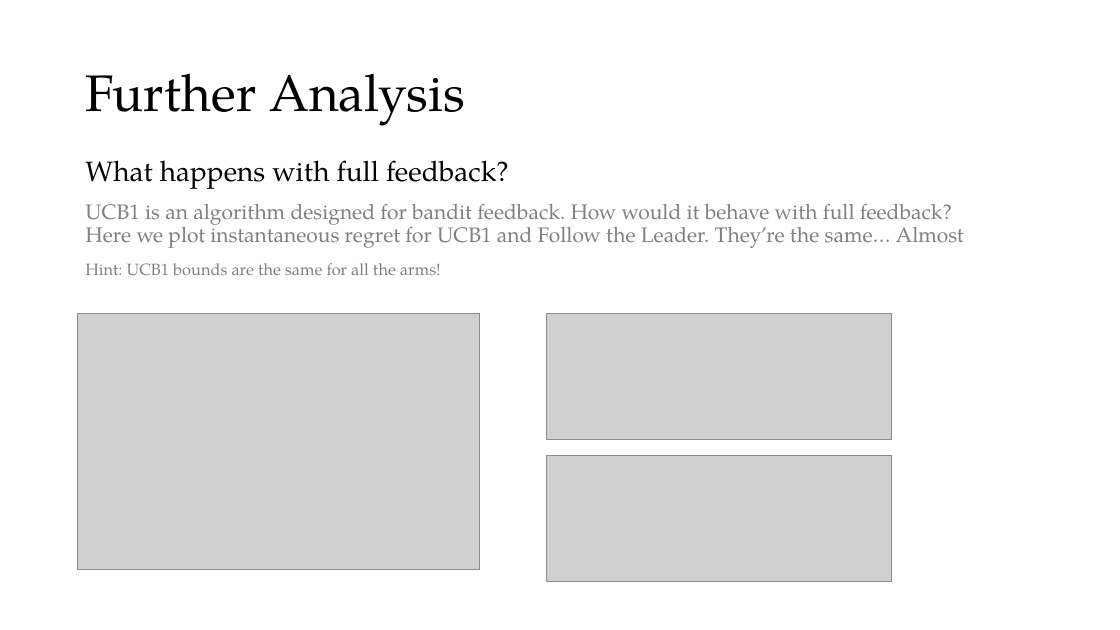
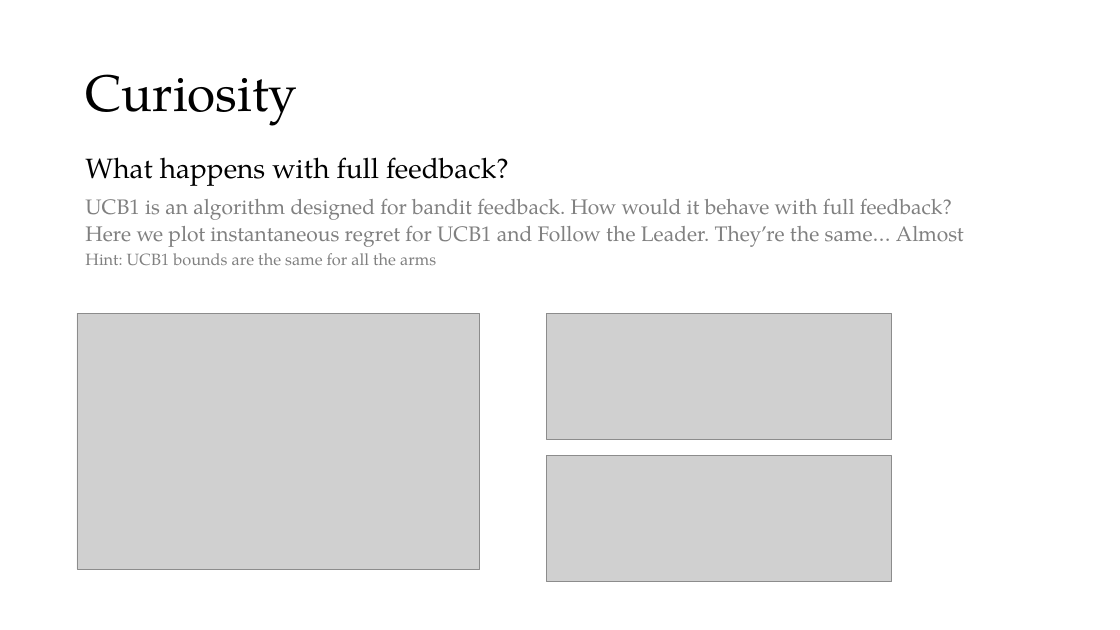
Before and after one commit to peetceenatoo/online-learning, a slide deck: slide 9 of Slides.pptx. Drawn at 1120x630 pixels with LibreOffice and Linux fonts; fonts in the diff are those of the drawing; grey boxes stand for pictures. Boxes give left, top, right and bottom in pixels: in the first picture for what was removed or moved away, otherwise in the second. Text is boxed around its words. In the diff, an @@ line names an element or a change of style, - is before the commit and + after.

```diff
--- a/Slides.pptx
+++ b/Slides.pptx
@@ title at [85, 74, 297, 126]: text changed @@
-Further Analysis
+Curiosity
@@ text at [85, 157, 964, 247]: line spacing 0.9 to 0.8; more space between paragraphs @@
@@ text at [85, 253, 436, 265]: paragraph added @@
+Hint: UCB1 bounds are the same for all the arms
@@ text removed at [85, 263, 441, 275] @@
-Hint: UCB1 bounds are the same for all the arms!
```
Also in this commit, not shown: 7 other slides changed, 8 slides added, 2 slides removed, 1 other file.
